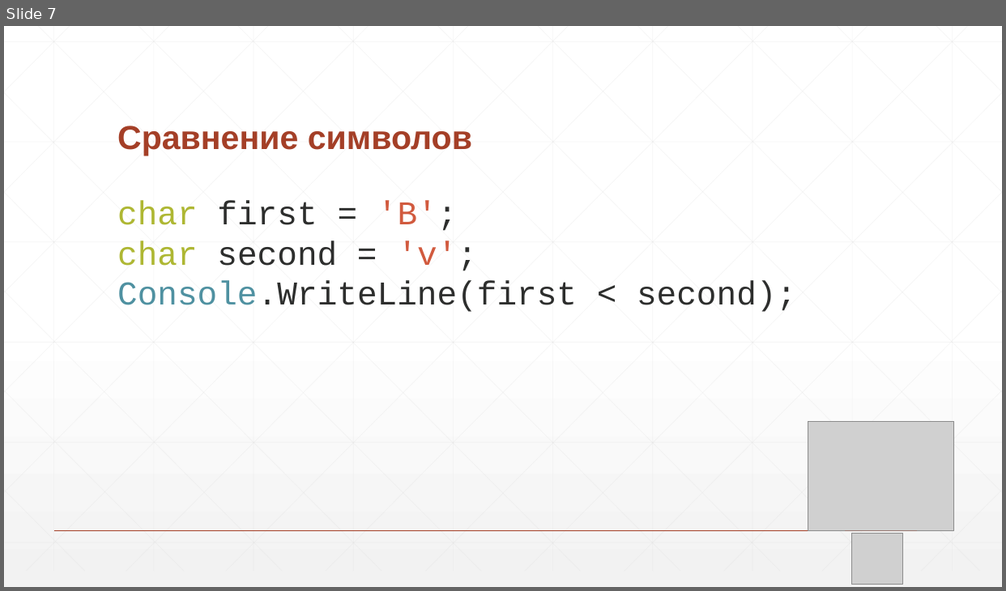
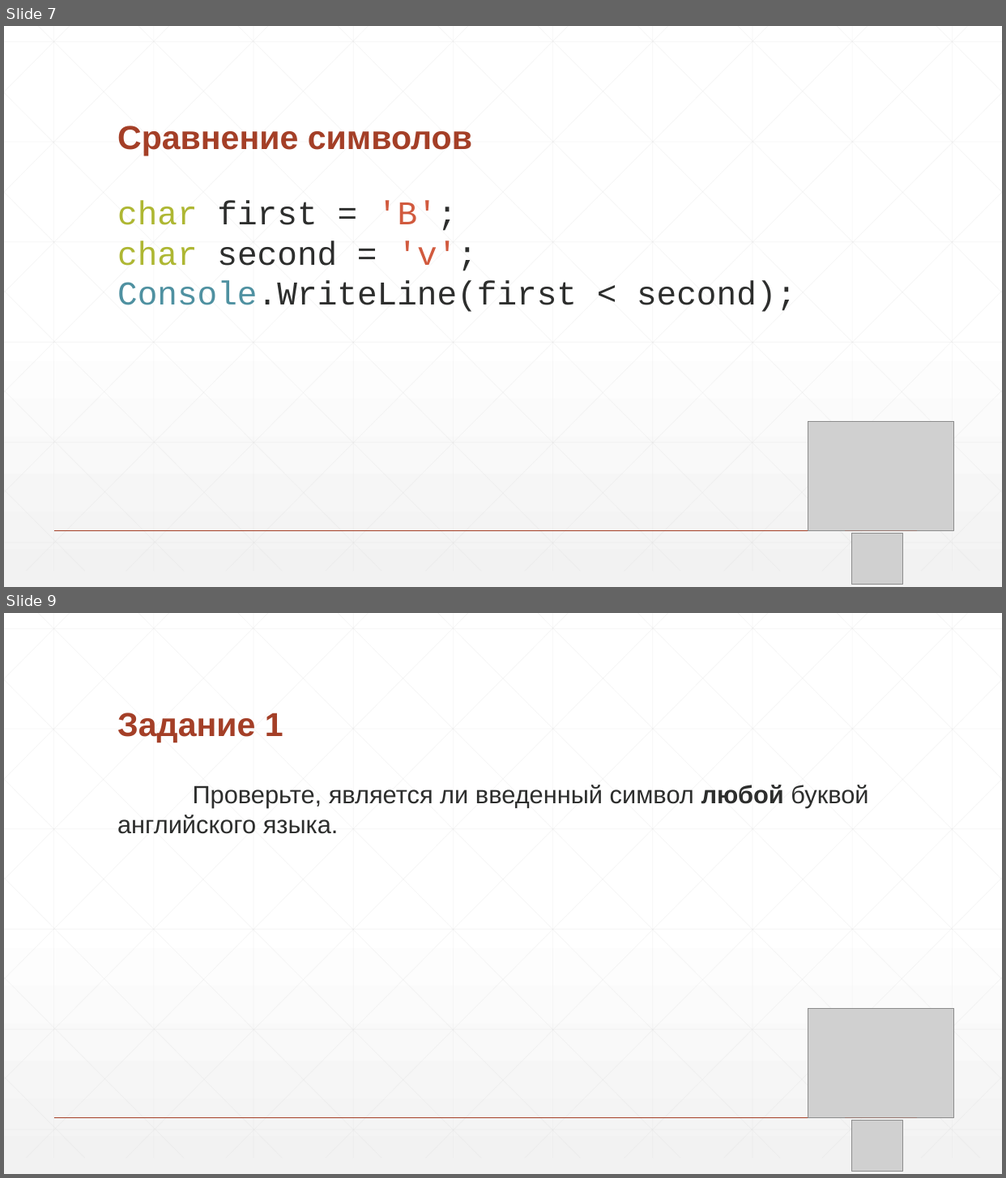
Before and after one commit to nVinz/CSharp-Course, a slide deck: 5 - Строки и символы.pptx. Shown one above the other, each under a label of ours: slide 7 before the commit, slides 7 and 9 after it; the slides between them are not shown. The pictures are 1006x591 and 1006x1178 pixels, drawn with LibreOffice and Linux fonts; fonts in the diff are those of the drawing; grey boxes stand for pictures. Boxes give left, top, right and bottom in pixels: in the first picture for what was removed or moved away, otherwise in the second. Text is boxed around its words. In the diff, an @@ line names an element or a change of style, - is before the commit and + after.

```diff
--- a/5 - Строки и символы.pptx
+++ b/5 - Строки и символы.pptx
@@ slide 9 added at bbox=[4, 613, 1002, 1174], background gradient #FFFFFF to #F2F2F2; not listed: 47 template elements that a slide beside it also shows @@
@@ title added at bbox=[117, 713, 283, 743], 32 pt, text #A43F27, bold @@
+Задание 1
@@ text added at bbox=[117, 785, 868, 834], 24 pt, text #2D2E2D @@
+Проверьте, является ли введенный символ любой буквой английского языка.
@@ picture added at bbox=[808, 1009, 953, 1118] @@
@@ picture added at bbox=[851, 1121, 902, 1171] @@
```
Also in this commit, not shown: 24 other slides added, 27 slides removed, 3 other files.
